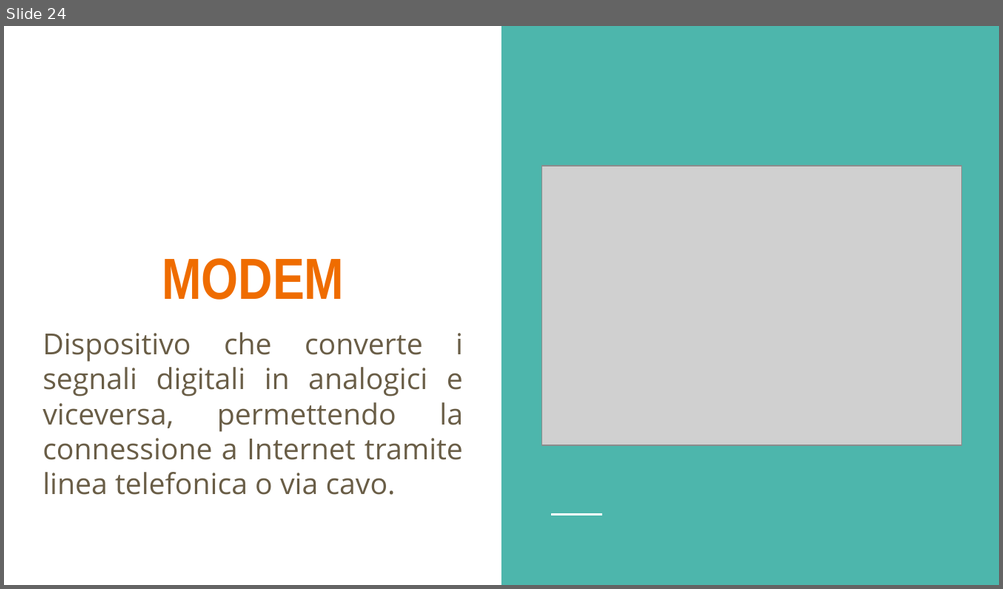
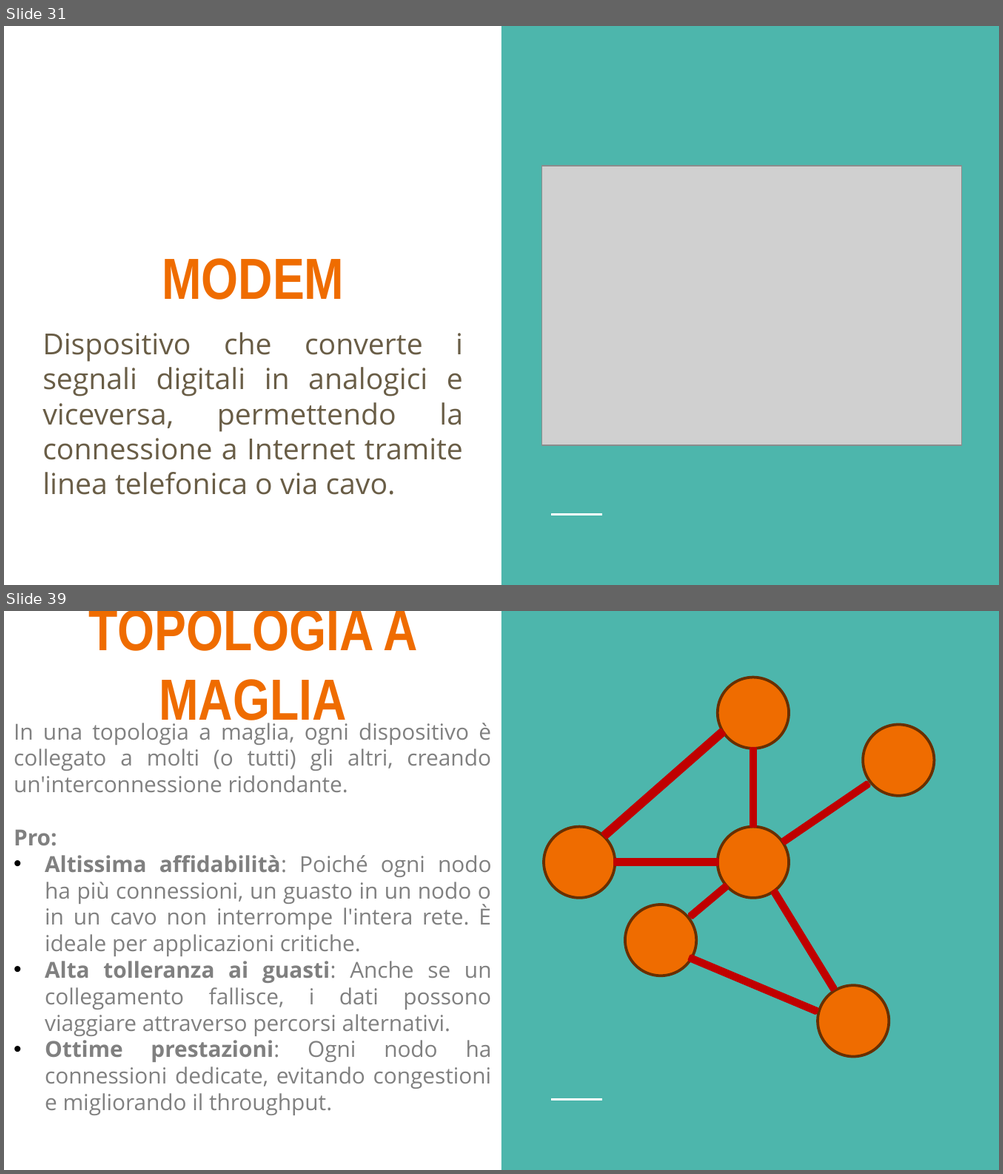
Before and after one commit to LeleCazza/LeleCazza.github.io, a slide deck: reti_informatiche/materiale/lezione_1_reti_introduzione.pptx. Shown one above the other, each under a label of ours: slide 24 before the commit, slides 31 and 39 after it; the slides between them are not shown. The pictures are 1003x589 and 1003x1174 pixels, drawn with LibreOffice and Linux fonts; fonts in the diff are those of the drawing; grey boxes stand for pictures. Boxes give left, top, right and bottom in pixels: in the first picture for what was removed or moved away, otherwise in the second. Text is boxed around its words. In the diff, an @@ line names an element or a change of style, - is before the commit and + after.

```diff
--- a/reti_informatiche/materiale/lezione_1_reti_introduzione.pptx
+++ b/reti_informatiche/materiale/lezione_1_reti_introduzione.pptx
@@ slide 39 added at (4, 611, 999, 1170), background #FFFFFF; not listed: 2 template elements that a slide beside it also shows @@
@@ title added at (89, 611, 418, 731), 42 pt, text #EF6C00, bold @@
+TOPOLOGIA A MAGLIA
@@ ellipse added at (717, 678, 788, 749), fill #EF6C00, outline #692F00 2 pt @@
@@ text added at (14, 719, 492, 1116), 16 pt, text #808080 @@
+In una topologia a maglia, ogni dispositivo è collegato a molti (o tutti) gli altri, creando un'interconnessione ridondante.
+Pro:
+• Altissima affidabilità: Poiché ogni nodo ha più connessioni, un guasto in un nodo o in un cavo non interrompe l'intera rete. È ideale per applicazioni critiche.
+• Alta tolleranza ai guasti: Anche se un collegamento fallisce, i dati possono viaggiare attraverso percorsi alternativi.
+• Ottime prestazioni: Ogni nodo ha connessioni dedicate, evitando congestioni e migliorando il throughput.
@@ rectangle added at (603, 730, 724, 838), fill #C00000, outline #C00000 2 pt @@
@@ ellipse added at (862, 724, 934, 796), fill #EF6C00, outline #692F00 2 pt @@
@@ rectangle added at (751, 748, 756, 827), fill #C00000, outline #C00000 2 pt @@
@@ rectangle added at (781, 781, 868, 843), fill #C00000, outline #C00000 2 pt @@
@@ ellipse added at (543, 827, 614, 898), fill #EF6C00, outline #692F00 2 pt @@
@@ ellipse added at (717, 827, 788, 898), fill #EF6C00, outline #692F00 2 pt @@
@@ rectangle added at (614, 860, 717, 865), fill #C00000, outline #C00000 2 pt @@
@@ rectangle added at (689, 884, 728, 918), fill #C00000, outline #C00000 2 pt @@
@@ rectangle added at (771, 891, 835, 991), fill #C00000, outline #C00000 2 pt @@
@@ ellipse added at (625, 904, 696, 976), fill #EF6C00, outline #692F00 2 pt @@
@@ rectangle added at (688, 956, 817, 1014), fill #C00000, outline #C00000 2 pt @@
@@ ellipse added at (817, 986, 889, 1057), fill #EF6C00, outline #692F00 2 pt @@
@@ what was slide 24 is now slide 31 @@
```
Also in this commit, not shown: 2 slides changed, 14 other slides added, 3 slides removed, 1 other file.
